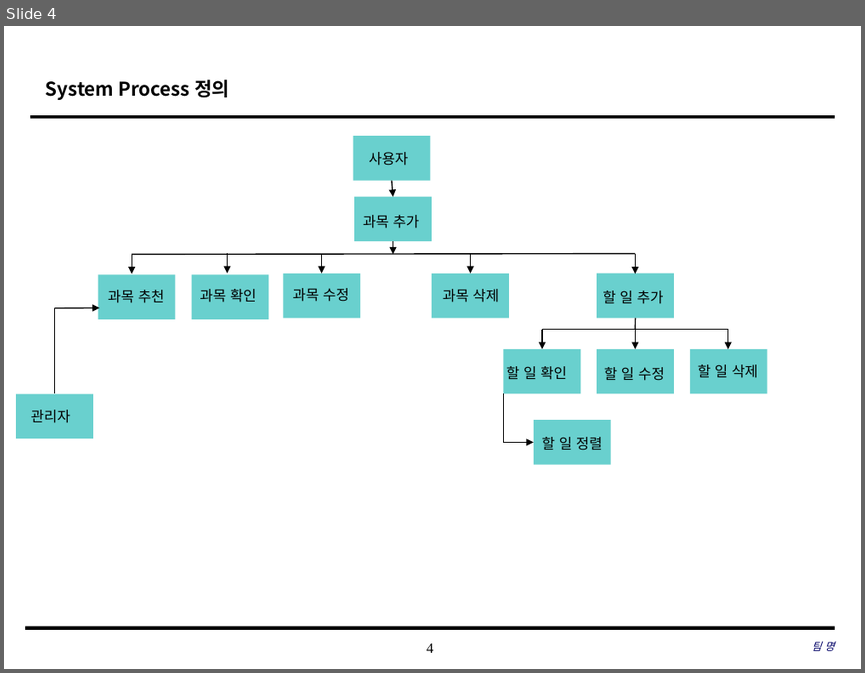
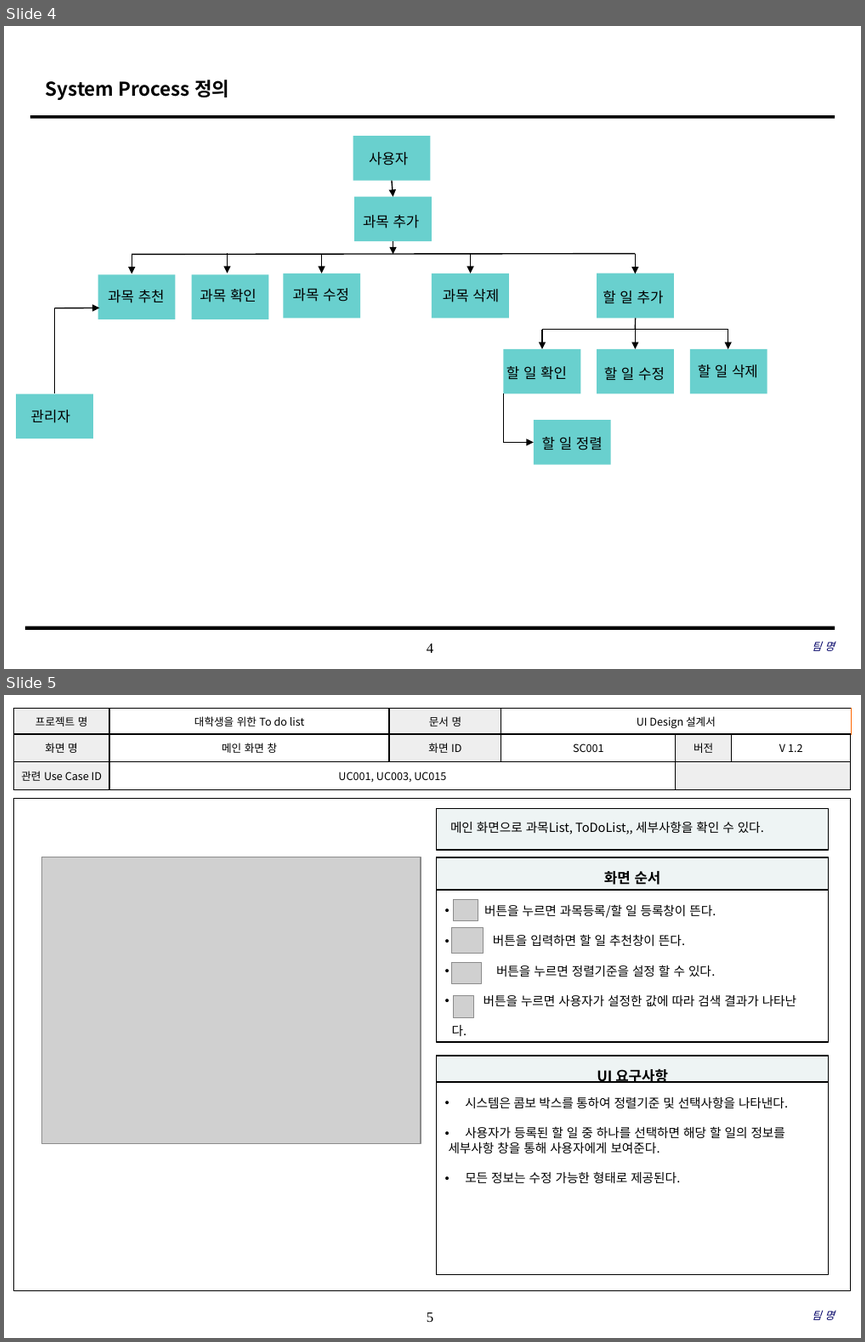
Before and after one commit to SE-admin/SE2017_2_mousai, a slide deck: doc/3_ 설계서/UI Design Template.pptx. Shown one above the other, each under a label of ours: slide 4 before the commit, slides 4 and 5 after it. The pictures are 865x673 and 865x1342 pixels, drawn with LibreOffice and Linux fonts; fonts in the diff are those of the drawing; grey boxes stand for pictures; background and template pictures are left out. Boxes give left, top, right and bottom in pixels: in the first picture for what was removed or moved away, otherwise in the second. Text is boxed around its words. In the diff, an @@ line names an element or a change of style, - is before the commit and + after.

Commit message:
유아이다이어그램 20170525_01_최소영(확인만함 수정x)

```diff
--- a/doc/3_ 설계서/UI Design Template.pptx
+++ b/doc/3_ 설계서/UI Design Template.pptx
@@ slide 5 added at box(4, 695, 861, 1338), background #FFFFFF; not listed: 1 template element that a slide beside it also shows @@
@@ table added at box(13, 708, 850, 790), 3 rows, 6 columns @@
+프로젝트 명 | 대학생을 위한 To do list | 문서 명 | UI Design 설계서 |  | 
+화면 명 | 메인 화면 창 | 화면 ID | SC001 | 버전 | V 1.2
+관련 Use Case ID | UC001, UC003, UC015 |  |  |  | 
@@ rectangle added at box(13, 798, 851, 1291), outline #000000 0.75 pt @@
@@ rectangle added at box(437, 808, 829, 849), fill #EEF4F4, outline #000000 1 pt, 10.5 pt, text #000000 @@
+메인 화면으로 과목List, ToDoList,, 세부사항을 확인 수 있다.
@@ picture added at box(42, 857, 421, 1143) @@
@@ rectangle added at box(437, 857, 829, 890), fill #EEF4F4, outline #000000 1 pt, 12 pt, text #000000, bold @@
+화면 순서
@@ rectangle added at box(437, 890, 829, 1041), fill #FFFFFF, outline #000000 1 pt, 10.5 pt, text #000000 @@
+• 버튼을 누르면 과목등록/할 일 등록창이 뜬다.
+• 버튼을 입력하면 할 일 추천창이 뜬다.
+• 버튼을 누르면 정렬기준을 설정 할 수 있다.
+• . 버튼을 누르면 사용자가 설정한 값에 따라 검색 결과가 나타난
+다.
@@ picture added at box(453, 900, 477, 921) @@
@@ picture added at box(451, 927, 483, 953) @@
@@ picture added at box(452, 962, 481, 984) @@
@@ picture added at box(453, 996, 473, 1018) @@
@@ rectangle added at box(437, 1055, 829, 1083), fill #EEF4F4, outline #000000 1 pt, 12 pt, text #000000, bold @@
+UI 요구사항
@@ rectangle added at box(437, 1083, 829, 1275), fill #FFFFFF, outline #000000 1 pt, 10.5 pt, text #000000 @@
+• 시스템은 콤보 박스를 통하여 정렬기준 및 선택사항을 나타낸다.
+• 사용자가 등록된 할 일 중 하나를 선택하면 해당 할 일의 정보를
+세부사항 창을 통해 사용자에게 보여준다.
+• 모든 정보는 수정 가능한 형태로 제공된다.
@@ text added at box(812, 1310, 834, 1320), 9 pt, text #000066, italic @@
+팀 명
```
Also in this commit, not shown: 4 slides changed, 13 other slides added.
